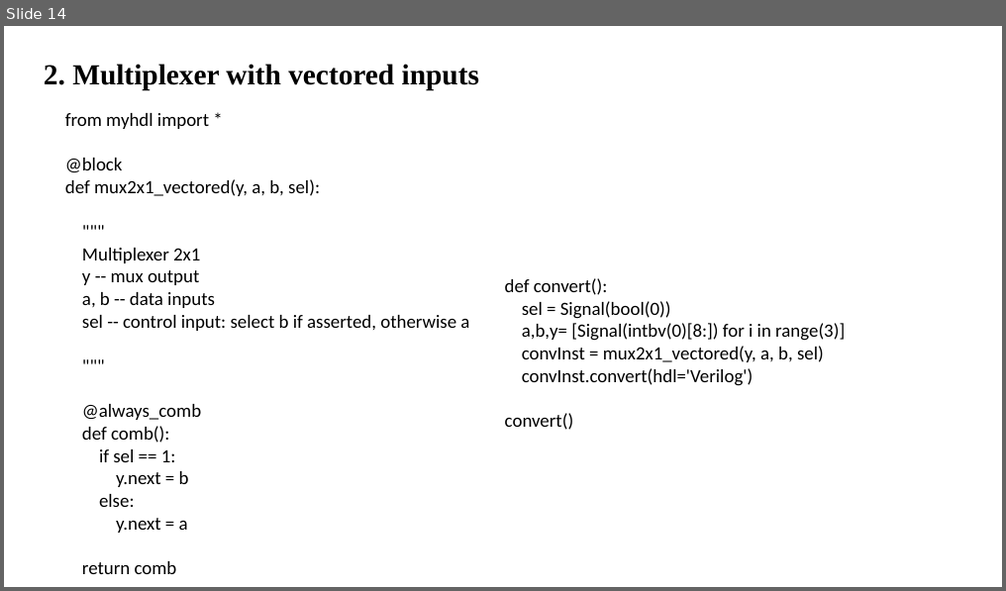
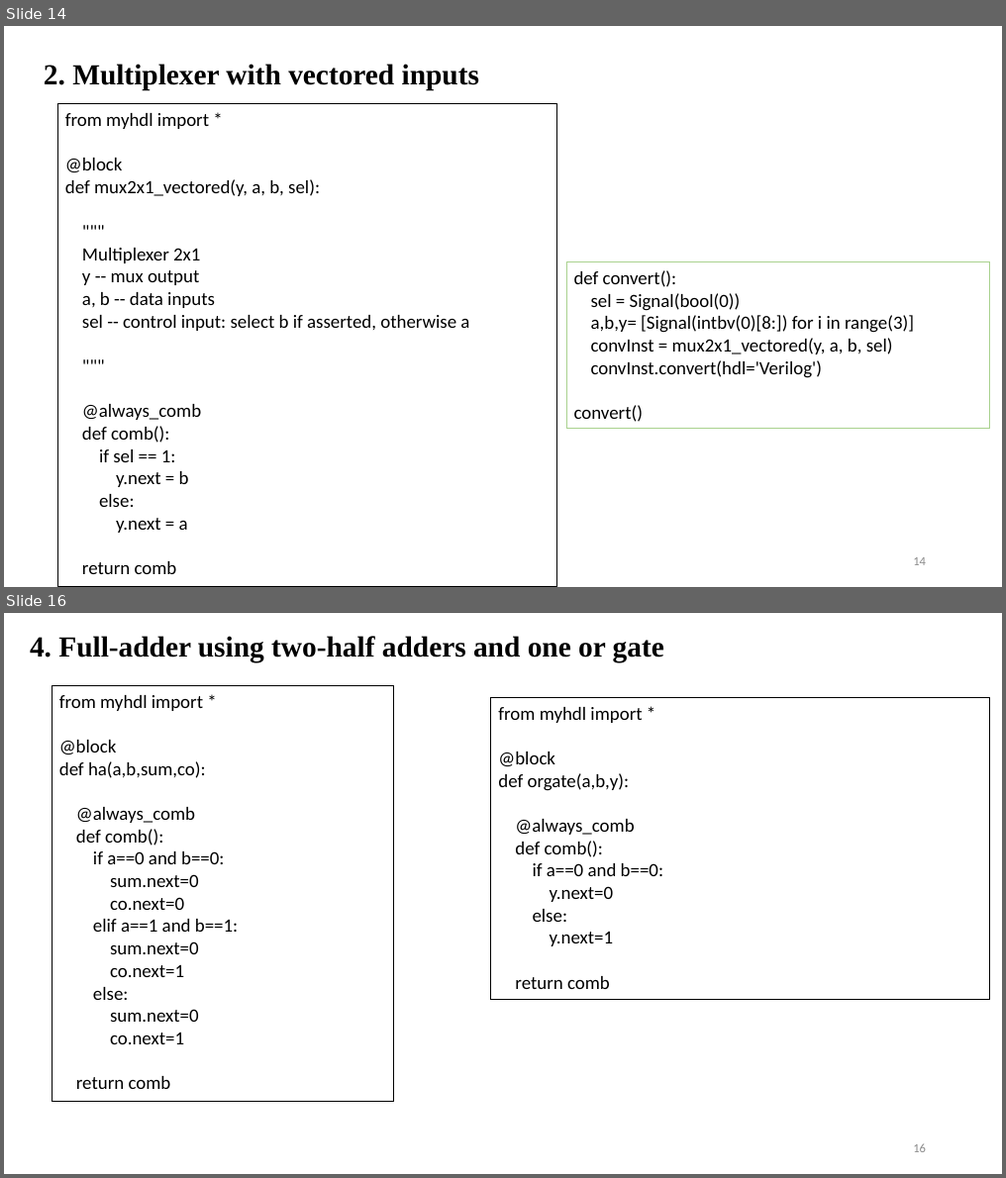
Before and after one commit to visionvlsi/Proj_HLS_phase1, a slide deck: hls_phase1.pptx. Shown one above the other, each under a label of ours: slide 14 before the commit, slides 14 and 16 after it; the slides between them are not shown. The pictures are 1006x591 and 1006x1178 pixels, drawn with LibreOffice and Linux fonts; fonts in the diff are those of the drawing. Boxes give left, top, right and bottom in pixels: in the first picture for what was removed or moved away, otherwise in the second. Text is boxed around its words. In the diff, an @@ line names an element or a change of style, - is before the commit and + after.

```diff
--- a/hls_phase1.pptx
+++ b/hls_phase1.pptx
@@ slide 16 added at (4, 613, 1002, 1174), background #FFFFFF @@
@@ text added at (30, 636, 664, 663), 28 pt, text #000000, bold @@
+4. Full-adder using two-half adders and one or gate
@@ rectangle added at (52, 685, 393, 1101), outline #000000 0.75 pt, 18 pt, text #000000 @@
+from myhdl import *
+@block
+def ha(a,b,sum,co):
+@always_comb
+def comb():
+if a==0 and b==0:
+sum.next=0
+co.next=0
+elif a==1 and b==1:
+sum.next=0
+co.next=1
+else:
+sum.next=0
+co.next=1
+return comb
@@ rectangle added at (491, 697, 991, 1000), outline #000000 0.75 pt, 18 pt, text #000000 @@
+from myhdl import *
+@block
+def orgate(a,b,y):
+@always_comb
+def comb():
+if a==0 and b==0:
+y.next=0
+else:
+y.next=1
+return comb
@@ page number added at (913, 1144, 926, 1153), 12 pt, text #8C8C8C @@
+16
@@ slide 14 changed as well @@
@@ rectangle "from myhdl import *": place and size @@
-rectangle "from myhdl import *" at (65, 113, 469, 574)
+rectangle "from myhdl import *" at (57, 104, 557, 587)
@@ rectangle "from myhdl import *" at (57, 104, 557, 587): outline none to #000000 0.75 pt @@
@@ rectangle "def convert():": place and size @@
-rectangle "def convert():" at (505, 278, 845, 430)
+rectangle "def convert():" at (566, 263, 989, 429)
@@ rectangle "def convert():" at (566, 263, 989, 429): outline none to #A9D18E 0.75 pt @@
@@ page number added at (913, 558, 926, 566), 12 pt, text #8C8C8C @@
+14
```
Also in this commit, not shown: 13 other slides changed, 2 other slides added, 5 other files.
